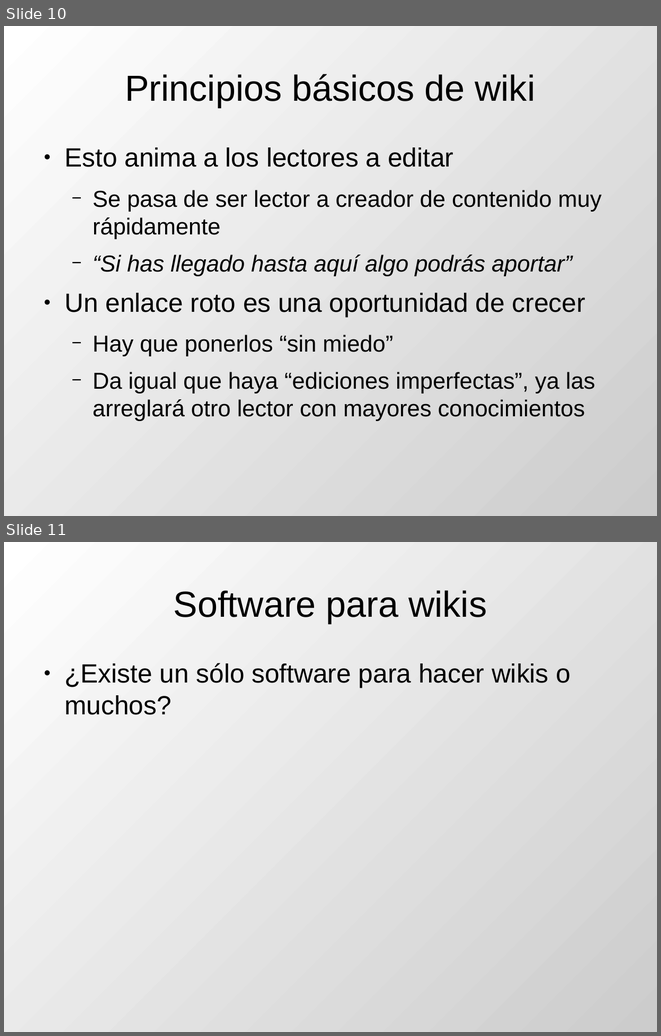
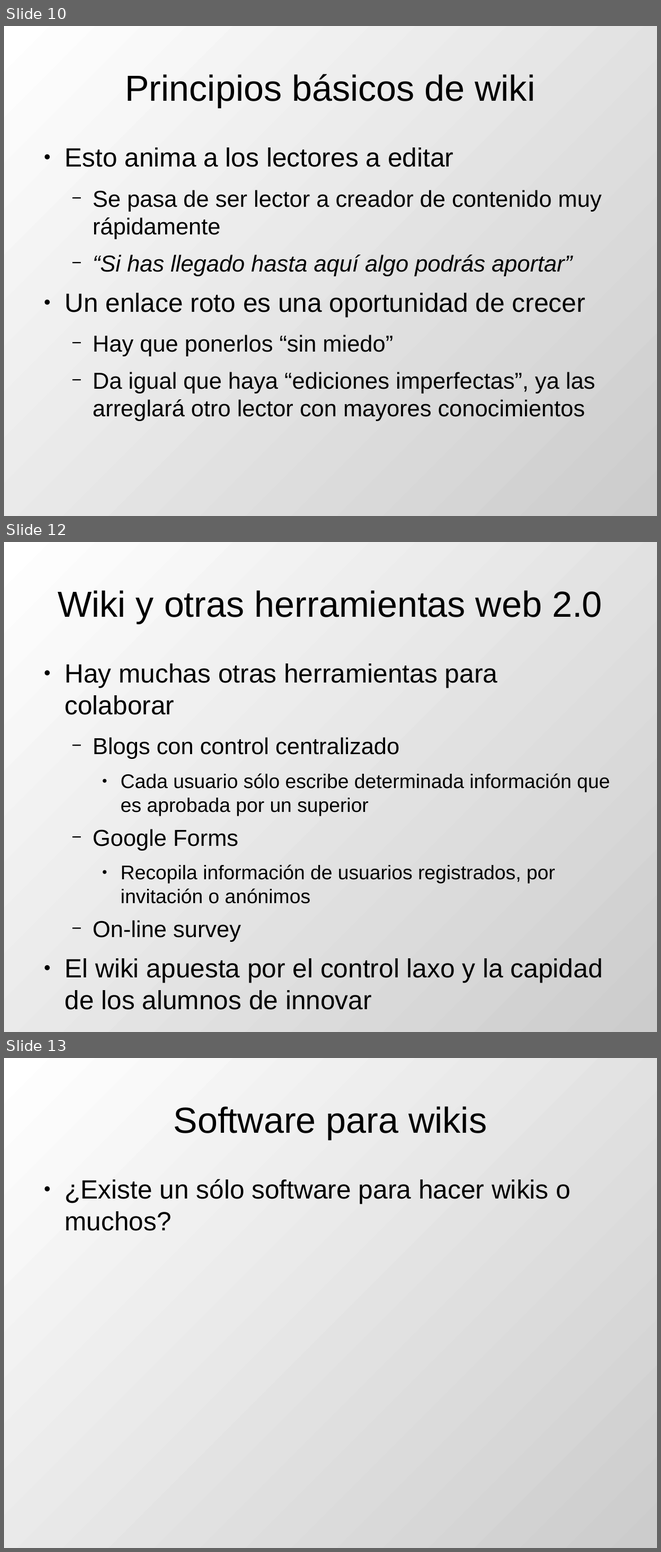
Before and after one commit to DrPantera/wikis4education, a slide deck: uca-2013_07/tema-1-Introduccion.odp. Shown one above the other, each under a label of ours: slides 10 and 11 before the commit, slides 10, 12 and 13 after it; the slides between them are not shown. The pictures are 661x1036 and 661x1552 pixels, drawn with LibreOffice and Linux fonts; fonts in the diff are those of the drawing. Boxes give left, top, right and bottom in pixels: in the first picture for what was removed or moved away, otherwise in the second. Text is boxed around its words. In the diff, an @@ line names an element or a change of style, - is before the commit and + after.

```diff
--- a/uca-2013_07/tema-1-Introduccion.odp
+++ b/uca-2013_07/tema-1-Introduccion.odp
@@ slide 12 added at [4,542,657,1032], background gradient #FFFFFF to #CCCCCC @@
@@ title added at [58,590,602,623], 44 pt, text #000000 @@
+Wiki y otras herramientas web 2.0
@@ text added at [64,663,610,982], 24 pt, text #000000 @@
+● Hay muchas otras herramientas para colaborar
+  − Blogs con control centralizado
+    ● Cada usuario sólo escribe determinada información que es aprobada por un superior
+  − Google Forms
+    ● Recopila información de usuarios registrados, por invitación o anónimos
+  − On-line survey
+● El wiki apuesta por el control laxo y la capidad de los alumnos de innovar
@@ what was slide 11 is now slide 13 @@
```
Also in this commit, not shown: 1 slide changed, 1 other slide added, 3 other files.
